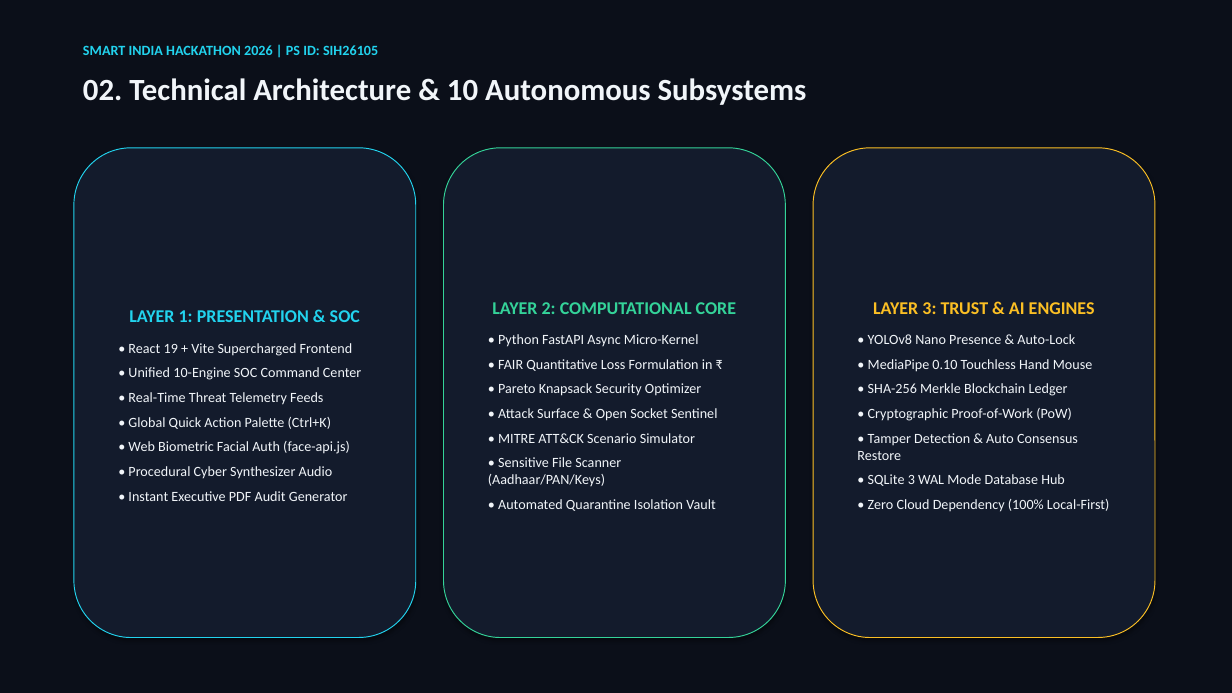
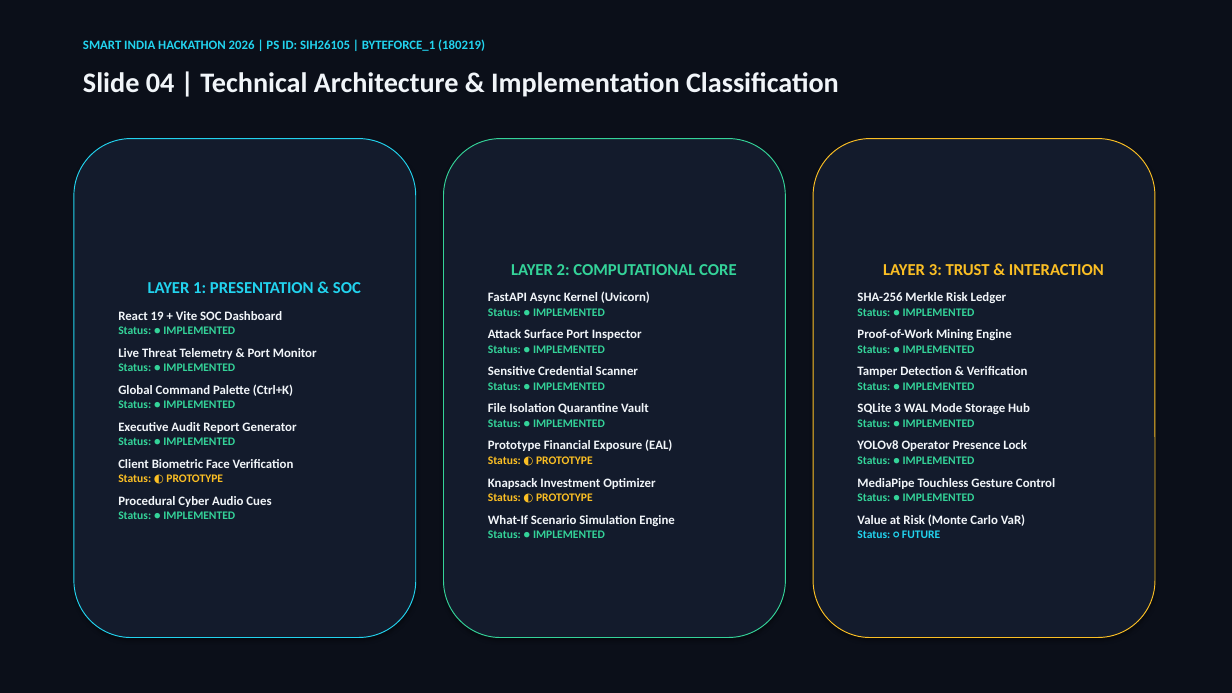
Before and after one commit to aryanbaghel756-spec/AURA-SENTINEL, a slide deck: slide 4 of Docs/AURA_SENTINEL_SIH26105.pptx (slide 3 before the commit). Drawn at 1232x693 pixels with LibreOffice and Linux fonts; fonts in the diff are those of the drawing. Boxes give left, top, right and bottom in pixels: in the first picture for what was removed or moved away, otherwise in the second. Text is boxed around its words. In the diff, an @@ line names an element or a change of style, - is before the commit and + after.

Commit message:
docs: complete final technical audit - defensible 14-slide PPTX, code evidence table, evaluator Q&A, and demo playbook

```diff
--- a/Docs/AURA_SENTINEL_SIH26105.pptx
+++ b/Docs/AURA_SENTINEL_SIH26105.pptx
@@ text at (83,39,485,51): text changed; size 11 to 10 pt @@
-SMART INDIA HACKATHON 2026 | PS ID: SIH26105
+SMART INDIA HACKATHON 2026 | PS ID: SIH26105 | BYTEFORCE_1 (180219)
@@ text at (83,72,839,97): text changed; size 24 to 22 pt @@
-02. Technical Architecture & 10 Autonomous Subsystems
+Slide 04 | Technical Architecture & Implementation Classification
@@ rounded rectangle "LAYER 1: PRESENTATION & SOC": place and size @@
-rounded rectangle "LAYER 1: PRESENTATION & SOC" at (74,148,416,638)
+rounded rectangle "LAYER 1: PRESENTATION & SOC" at (74,139,416,638)
@@ rounded rectangle "LAYER 2: COMPUTATIONAL CORE": place and size @@
-rounded rectangle "LAYER 2: COMPUTATIONAL CORE" at (444,148,786,638)
+rounded rectangle "LAYER 2: COMPUTATIONAL CORE" at (444,139,786,638)
@@ rounded rectangle "LAYER 3: TRUST & INTERACTION": place and size @@
-rounded rectangle "LAYER 3: TRUST & INTERACTION" at (813,148,1155,638)
+rounded rectangle "LAYER 3: TRUST & INTERACTION" at (813,139,1155,638)
@@ text in rounded rectangle at (511,264,736,275): size 14 to 13 pt in "LAYER 2: COMPUTATIONAL CORE"; less space between paragraphs @@
@@ text in rounded rectangle at (857,264,1104,538): text changed; size 11 to 10 pt; bold on @@
-LAYER 3: TRUST & AI ENGINES
-• YOLOv8 Nano Presence & Auto-Lock
-• MediaPipe 0.10 Touchless Hand Mouse
-• SHA-256 Merkle Blockchain Ledger
-• Cryptographic Proof-of-Work (PoW)
-• Tamper Detection & Auto Consensus Restore
-• SQLite 3 WAL Mode Database Hub
-• Zero Cloud Dependency (100% Local-First)
+LAYER 3: TRUST & INTERACTION
+SHA-256 Merkle Risk Ledger
+Status: ● IMPLEMENTED
+Proof-of-Work Mining Engine
+Status: ● IMPLEMENTED
+Tamper Detection & Verification
+Status: ● IMPLEMENTED
+SQLite 3 WAL Mode Storage Hub
+Status: ● IMPLEMENTED
+YOLOv8 Operator Presence Lock
+Status: ● IMPLEMENTED
+MediaPipe Touchless Gesture Control
+Status: ● IMPLEMENTED
+Value at Risk (Monte Carlo VaR)
+Status: ○ FUTURE
@@ text in rounded rectangle at (148,282,361,293): size 14 to 13 pt in "LAYER 1: PRESENTATION & SOC"; less space between paragraphs @@
@@ text in rounded rectangle at (488,291,675,526): text changed; size 11 to 10 pt; bold on @@
-• Python FastAPI Async Micro-Kernel
-• FAIR Quantitative Loss Formulation in ₹
-• Pareto Knapsack Security Optimizer
-• Attack Surface & Open Socket Sentinel
-• MITRE ATT&CK Scenario Simulator
-• Sensitive File Scanner (Aadhaar/PAN/Keys)
-• Automated Quarantine Isolation Vault
+FastAPI Async Kernel (Uvicorn)
+Status: ● IMPLEMENTED
+Attack Surface Port Inspector
+Status: ● IMPLEMENTED
+Sensitive Credential Scanner
+Status: ● IMPLEMENTED
+File Isolation Quarantine Vault
+Status: ● IMPLEMENTED
+Prototype Financial Exposure (EAL)
+Status: ◐ PROTOTYPE
+Knapsack Investment Optimizer
+Status: ◐ PROTOTYPE
+What-If Scenario Simulation Engine
+Status: ● IMPLEMENTED
@@ text in rounded rectangle at (118,311,317,519): text changed; size 11 to 10 pt; bold on @@
-• React 19 + Vite Supercharged Frontend
-• Unified 10-Engine SOC Command Center
-• Real-Time Threat Telemetry Feeds
-• Global Quick Action Palette (Ctrl+K)
-• Web Biometric Facial Auth (face-api.js)
-• Procedural Cyber Synthesizer Audio
-• Instant Executive PDF Audit Generator
+React 19 + Vite SOC Dashboard
+Status: ● IMPLEMENTED
+Live Threat Telemetry & Port Monitor
+Status: ● IMPLEMENTED
+Global Command Palette (Ctrl+K)
+Status: ● IMPLEMENTED
+Executive Audit Report Generator
+Status: ● IMPLEMENTED
+Client Biometric Face Verification
+Status: ◐ PROTOTYPE
+Procedural Cyber Audio Cues
+Status: ● IMPLEMENTED
```
Also in this commit, not shown: 3 other slides changed, 10 slides added, 2 slides removed, 1 other file.
